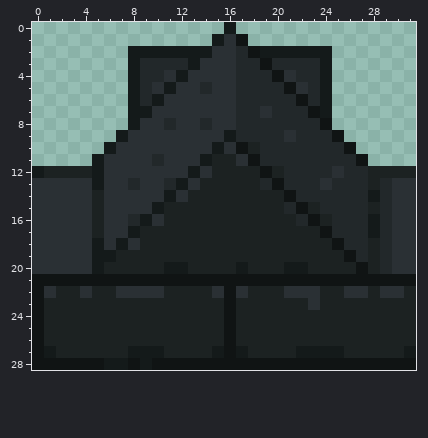
A pixel-art file gets an edit: EECS494-P3/Assets/Aesthetics/Materials/Ceilings/castle_wall.aseprite. This is how it looked before the edit.
32x29 pixels, 1 frame. Colours within 5 levels of each other are drawn and written as one.
Once edited:
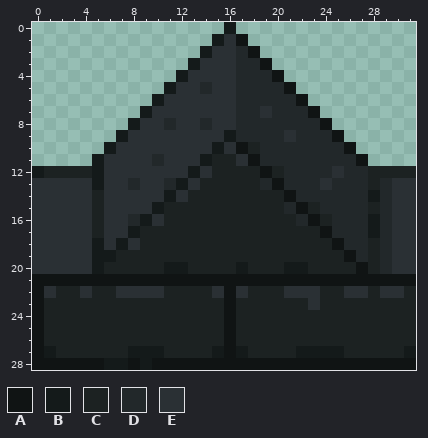
Palette (. is transparent): A #101414  B #141a1a  C #1c2222  D #22282a  E #2a3034
Diff:
{"change": "layer \"square\" now hidden"}
{"y":2,"x":8,"old":"BBBBBB","new":"......"}
{"y":2,"x":19,"old":"BBBBBB","new":"......"}
{"y":3,"x":8,"old":"BDDDD","new":"....."}
{"y":3,"x":20,"old":"DDDDB","new":"....."}
{"y":4,"x":8,"old":"BDDE","new":"...."}
{"y":4,"x":21,"old":"EDDB","new":"...."}
{"y":5,"x":8,"old":"BDE","new":"..."}
{"y":5,"x":22,"old":"EDB","new":"..."}
{"y":6,"x":8,"old":"BD","new":".."}
{"y":6,"x":23,"old":"DB","new":".."}
{"y":7,"x":8,"old":"B","new":"."}
{"y":7,"x":24,"old":"B","new":"."}
{"label":"erased","picture_box":[128,46,200,118]}
{"label":"erased","picture_box":[260,46,332,118]}
